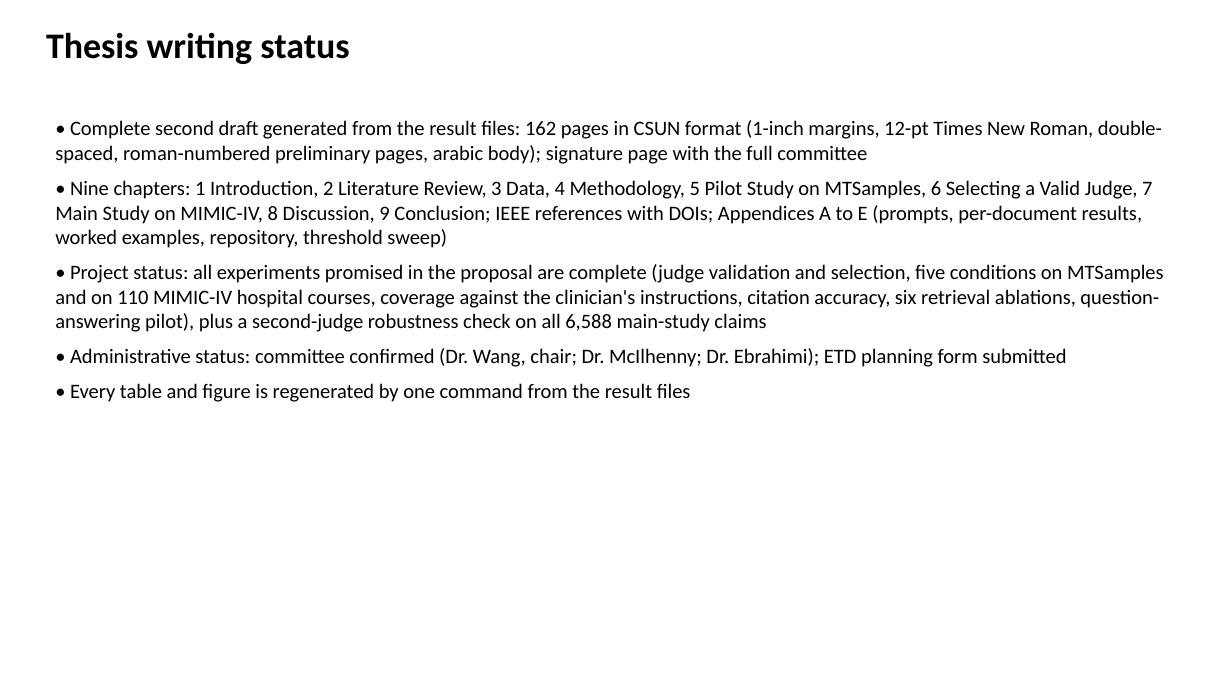
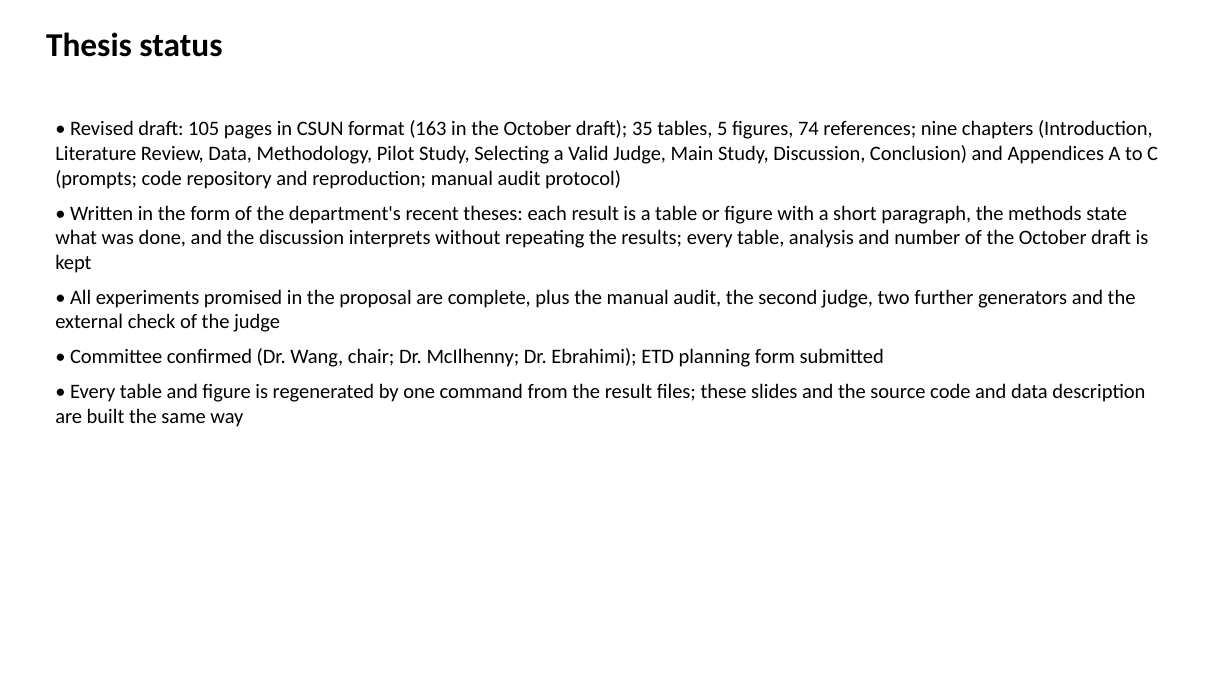
Before and after one commit to slay-a/medical-hallucination-eval, a slide deck: slide 20 of deliverables/Progress_Slides_Fall2026.pptx (slide 17 before the commit). Drawn at 1232x693 pixels with LibreOffice and Linux fonts; fonts in the diff are those of the drawing. Boxes give left, top, right and bottom in pixels: in the first picture for what was removed or moved away, otherwise in the second. Text is boxed around its words. In the diff, an @@ line names an element or a change of style, - is before the commit and + after.

Commit message:
Rebuild the progress slides and the source code and data description to match the condensed thesis

```diff
--- a/deliverables/Progress_Slides_Fall2026.pptx
+++ b/deliverables/Progress_Slides_Fall2026.pptx
@@ text at <box>46,32,222,57</box>: text changed; size 28 to 26 pt @@
-Thesis writing status
+Thesis status
@@ text at <box>55,120,1158,427</box>: text changed @@
-• Complete second draft generated from the result files: 162 pages in CSUN format (1-inch margins, 12-pt Times New Roman, double-spaced, roman-numbered preliminary pages, arabic body); signature page with the full committee
-• Nine chapters: 1 Introduction, 2 Literature Review, 3 Data, 4 Methodology, 5 Pilot Study on MTSamples, 6 Selecting a Valid Judge, 7 Main Study on MIMIC-IV, 8 Discussion, 9 Conclusion; IEEE references with DOIs; Appendices A to E (prompts, per-document results, worked examples, repository, threshold sweep)
-• Project status: all experiments promised in the proposal are complete (judge validation and selection, five conditions on MTSamples and on 110 MIMIC-IV hospital courses, coverage against the clinician's instructions, citation accuracy, six retrieval ablations, question-answering pilot), plus a second-judge robustness check on all 6,588 main-study claims
-• Administrative status: committee confirmed (Dr. Wang, chair; Dr. McIlhenny; Dr. Ebrahimi); ETD planning form submitted
-• Every table and figure is regenerated by one command from the result files
+• Revised draft: 105 pages in CSUN format (163 in the October draft); 35 tables, 5 figures, 74 references; nine chapters (Introduction, Literature Review, Data, Methodology, Pilot Study, Selecting a Valid Judge, Main Study, Discussion, Conclusion) and Appendices A to C (prompts; code repository and reproduction; manual audit protocol)
+• Written in the form of the department's recent theses: each result is a table or figure with a short paragraph, the methods state what was done, and the discussion interprets without repeating the results; every table, analysis and number of the October draft is kept
+• All experiments promised in the proposal are complete, plus the manual audit, the second judge, two further generators and the external check of the judge
+• Committee confirmed (Dr. Wang, chair; Dr. McIlhenny; Dr. Ebrahimi); ETD planning form submitted
+• Every table and figure is regenerated by one command from the result files; these slides and the source code and data description are built the same way
```
Also in this commit, not shown: 19 other slides changed, 3 slides added, 4 other files.
